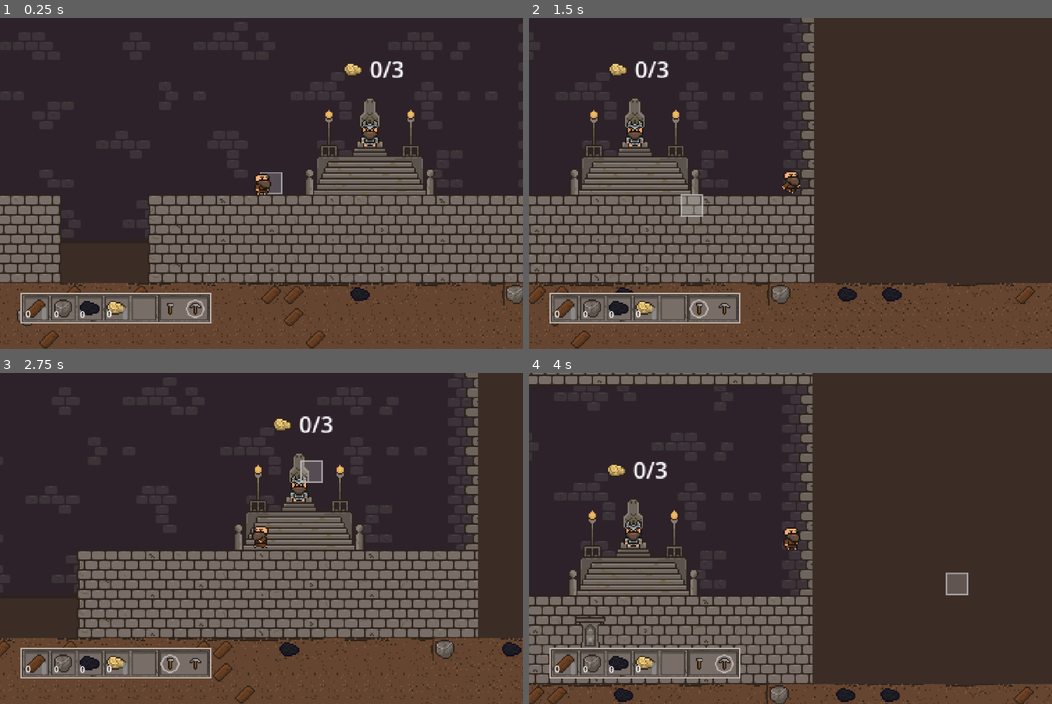
Above: before the commit, frames 1-4 (two rows, left to right).
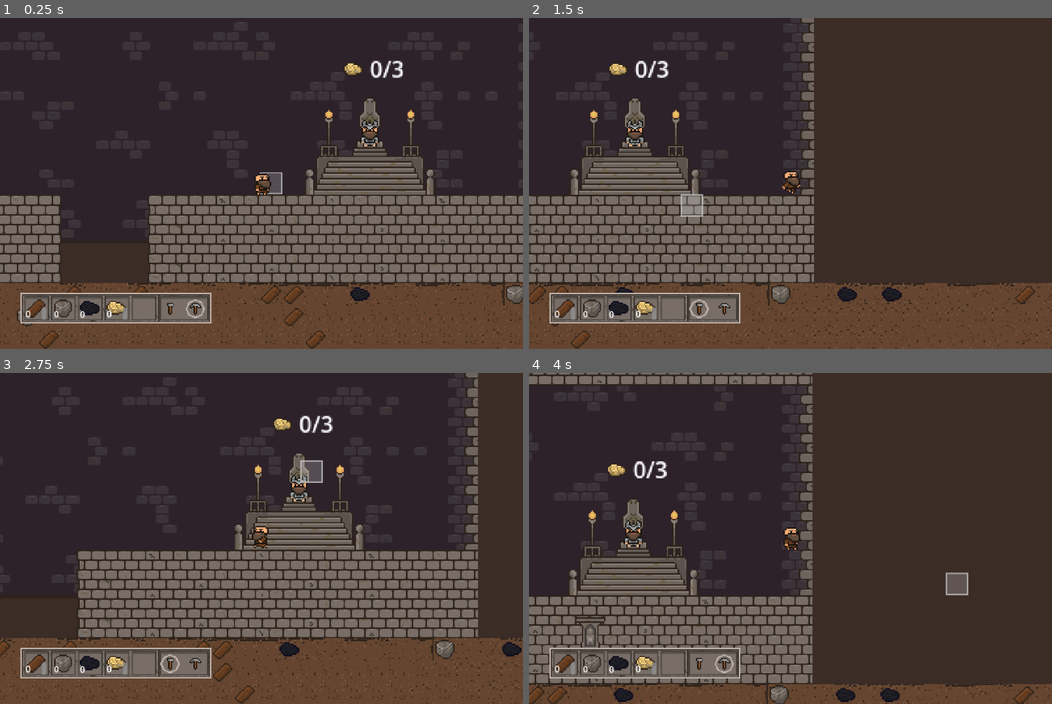
Above: after the commit, the same moments.

Repository: JoshSanch/DwarfDig
Game: Godot game, scene res://Scenes/gameroot.tscn
Same seed, same stepped clock (60 frames per second), same inputs: the game is played once before the commit and once after it.
Inputs (mouse positions are in pixels of both pictures, inside the frame that each line leads up to):
- Up to frame 1 (0.25 s): no input
- Up to frame 2 (1.5 s): tap Enter at 0.5 s; hold Right (ui_right) from 0.53 s (still down); tap R (action_context_swap_to_pickaxe) at 0.6 s; tap Space (movement_jump) at 0.77 s; move the mouse to (685, 200) at 1.27 s; tap E (action_context_swap_to_rope) at 1.35 s
- Up to frame 3 (2.75 s): tap Space (movement_jump) at 1.52 s; move the mouse to (313, 465) at 2.02 s; release Right (ui_right) at 2.03 s; hold Left (ui_left) from 2.03 s (still down); tap Q (action_context_swap_to_support) at 2.1 s
- Up to frame 4 (4 s): move the mouse to (764, 604) at 2.77 s; release Left (ui_left) at 2.78 s; hold Right (ui_right) from 2.78 s (still down); click (764, 604) at 2.85 s; tap Space (movement_jump) at 3.02, 3.77 s; move the mouse to (947, 588) at 3.52 s; tap R (action_context_swap_to_pickaxe) at 3.6 s

The runs differ from the first frame. In frame 1, less than 0.1% of the frame differs, in the area x 65-78%, y 12-18%; in frame 2, less than 0.1%; in frame 3, less than 0.1%; in frame 4, less than 0.1%.

Commit message:
Game: Get triggers and gold cash in working along with smith placeholder interaction

Diff:
--- /dev/null
+++ b/Assets/Scripts/GoldController.gd
@@ -0,0 +1,22 @@
+extends Node
+
+@onready var gold_deposited := 0
+
+@export var gold_required := 3
+
+
+func _ready() -> void:
+	$HBoxContainer/Label.text = "0/%s" % gold_required
+
+
+func _on_dwarven_keep_player_entered_king_area(player: CharacterBody2D) -> void:
+	var gold_in_inventory: int = player.materials_inventory[PlayArea.CollectibleMaterials.GOLD]
+	gold_deposited += gold_in_inventory
+	$HBoxContainer/Label.text = "%s/%s" % [gold_deposited, gold_required]
+	player.update_inventory(PlayArea.CollectibleMaterials.GOLD, 0)
+	if gold_deposited >= gold_required:
+		trigger_game_end()
+
+
+func trigger_game_end():
+	pass
--- /dev/null
+++ b/Assets/Scripts/KeepInteractions.gd
@@ -0,0 +1,25 @@
+extends RigidBody2D
+signal player_entered_smithy_area(player: CharacterBody2D)
+signal player_exited_smithy_area
+signal player_entered_king_area(player: CharacterBody2D)
+signal player_exited_king_area
+
+
+func _on_smithy_body_entered(body: Node2D) -> void:
+	if body.get_class() == "CharacterBody2D":
+		player_entered_smithy_area.emit(body)
+
+
+func _on_smithy_body_exited(body: Node2D) -> void:
+	if body.get_class() == "CharacterBody2D":
+		player_exited_smithy_area.emit()
+
+
+func _on_king_interaction_area_body_entered(body: Node2D) -> void:
+	if body.get_class() == "CharacterBody2D":
+		player_entered_king_area.emit(body)
+
+
+func _on_king_interaction_area_body_exited(body: Node2D) -> void:
+	if body.get_class() == "CharacterBody2D":
+		player_exited_king_area.emit()
--- a/Assets/Scripts/PlayerController.gd
+++ b/Assets/Scripts/PlayerController.gd
@@ -3,6 +3,7 @@
 extends CharacterBody2D
 signal player_action_activated(action: Actions)
 signal player_selected_action_updated(action: Actions)
+signal inventory_updated(player: CharacterBody2D)
 
 enum Actions {
 	PICKAXE,
@@ -30,6 +31,10 @@
 @export var SPEED = 300.0
 @export var JUMP_VELOCITY = -400.0
 @export var CLIMB_SPEED = 200
+
+
+func _ready() -> void:
+	inventory_updated.emit(self)
 
 
 func _process(delta: float) -> void:
@@ -120,6 +125,7 @@
 
 func _on_cave_playable_area_resource_collected(material_collected: PlayArea.CollectibleMaterials) -> void:
 	materials_inventory[material_collected] += 1
+	inventory_updated.emit(self)
 
 
 func _on_ladder_radius_body_entered(body: Node2D) -> void:
@@ -128,3 +134,8 @@
 
 func _on_ladder_radius_body_exited(body: Node2D) -> void:
 	on_climbable_surface = false
+
+
+func update_inventory(material: PlayArea.CollectibleMaterials, count: int):
+	materials_inventory[material] = count
+	inventory_updated.emit(self)
--- a/Assets/Scripts/UIController.gd
+++ b/Assets/Scripts/UIController.gd
@@ -1,10 +1,4 @@
 extends Node
-var resource_counts := {
-	PlayArea.CollectibleMaterials.WOOD: 0,
-	PlayArea.CollectibleMaterials.STONE: 0,
-	PlayArea.CollectibleMaterials.COAL: 0,
-	PlayArea.CollectibleMaterials.GOLD: 0,
-}
 
 
 const highlighted_pickaxe_texture := preload("res://Assets/Textures/UI/Pickaxe Icon Highlighted.png")
@@ -14,14 +8,6 @@
 const standard_hammer_texture := preload("res://Assets/Textures/UI/Hammer Icon.png")
 
 
-func _on_cave_playable_area_resource_collected(material_collected: PlayArea.CollectibleMaterials) -> void:
-	resource_counts[material_collected] += 1
-	$Hotbar/WoodIcon/RichTextLabel.text = str(resource_counts[PlayArea.CollectibleMaterials.WOOD])
-	$Hotbar/StoneIcon/RichTextLabel.text = str(resource_counts[PlayArea.CollectibleMaterials.STONE])
-	$Hotbar/CoalIcon/RichTextLabel.text = str(resource_counts[PlayArea.CollectibleMaterials.COAL])
-	$Hotbar/GoldIcon/RichTextLabel.text = str(resource_counts[PlayArea.CollectibleMaterials.GOLD])
-
-
 func _on_player_player_selected_action_updated(action: Player.Actions) -> void:
 	if action == Player.Actions.PICKAXE:
 		$Hotbar/ActionPickaxeIcon.texture = highlighted_pickaxe_texture
@@ -29,3 +15,14 @@
 	else:
 		$Hotbar/ActionPickaxeIcon.texture = standard_pickaxe_texture
 		$Hotbar/ActionBuildIcon.texture = highlighted_hammer_texture
+
+
+func _on_player_inventory_updated(player: CharacterBody2D) -> void:
+	update_player_inventory_count(player)
+
+
+func update_player_inventory_count(player: CharacterBody2D):
+	$Hotbar/WoodIcon/RichTextLabel.text = str(player.materials_inventory[PlayArea.CollectibleMaterials.WOOD])
+	$Hotbar/StoneIcon/RichTextLabel.text = str(player.materials_inventory[PlayArea.CollectibleMaterials.STONE])
+	$Hotbar/CoalIcon/RichTextLabel.text = str(player.materials_inventory[PlayArea.CollectibleMaterials.COAL])
+	$Hotbar/GoldIcon/RichTextLabel.text = str(player.materials_inventory[PlayArea.CollectibleMaterials.GOLD])
--- a/Scenes/Game/dwarven_keep.tscn
+++ b/Scenes/Game/dwarven_keep.tscn
@@ -1,9 +1,10 @@
-[gd_scene load_steps=6 format=3 uid="uid://1a1ffxx3h8d"]
+[gd_scene load_steps=7 format=3 uid="uid://1a1ffxx3h8d"]
 
 [ext_resource type="Texture2D" uid="uid://bnuxt0y6tfb67" path="res://Assets/Textures/Keep/Dwarven Hall - Empty.png" id="1_55too"]
+[ext_resource type="Script" path="res://Assets/Scripts/KeepInteractions.gd" id="1_pc30g"]
 [ext_resource type="Texture2D" uid="uid://crxuts7xaykcg" path="res://Assets/Textures/Keep/King on Throne.png" id="2_1ir85"]
 [ext_resource type="Texture2D" uid="uid://d4ijrvuhv6yln" path="res://Assets/Textures/Keep/Smithy Shop Empty.png" id="3_5kp7p"]
-[ext_resource type="PackedScene" uid="uid://bp203syto4fi5" path="res://Scenes/Game/smithy.tscn" id="4_hp5ci"]
+[ext_resource type="PackedScene" path="res://Scenes/Game/smithy.tscn" id="4_hp5ci"]
 
 [sub_resource type="RectangleShape2D" id="RectangleShape2D_71iqc"]
 size = Vector2(94, 27)
@@ -11,6 +12,7 @@
 [node name="DwarvenKeep" type="RigidBody2D"]
 z_index = -1
 lock_rotation = true
+script = ExtResource("1_pc30g")
 
 [node name="Keep" type="Sprite2D" parent="."]
 texture = ExtResource("1_55too")
@@ -19,9 +21,11 @@
 position = Vector2(191, 9)
 texture = ExtResource("2_1ir85")
 
-[node name="InteractableArea2D" type="Area2D" parent="KingOnThrone"]
+[node name="KingInteractionArea" type="Area2D" parent="KingOnThrone"]
+collision_layer = 16
+collision_mask = 2
 
-[node name="CollisionShape2D" type="CollisionShape2D" parent="KingOnThrone/InteractableArea2D"]
+[node name="CollisionShape2D" type="CollisionShape2D" parent="KingOnThrone/KingInteractionArea"]
 position = Vector2(0, 25.5)
 shape = SubResource("RectangleShape2D_71iqc")
 
@@ -31,6 +35,8 @@
 
 [node name="Smithy" parent="SmithyShopEmpty" instance=ExtResource("4_hp5ci")]
 position = Vector2(5, 64)
+collision_layer = 16
+collision_mask = 2
 
 [node name="LeftCollisionShape2D" type="CollisionPolygon2D" parent="."]
 position = Vector2(-175.5, 80)
@@ -39,3 +45,8 @@
 [node name="RightCollisionShape2D2" type="CollisionPolygon2D" parent="."]
 position = Vector2(-175.5, 80)
 polygon = PackedVector2Array(206.5, -32, 206.5, 32, 495.5, 32, 495.5, -192, 175.5, -192, 175.5, -183, 486.5, -183, 485.5, -32)
+
+[connection signal="body_entered" from="KingOnThrone/KingInteractionArea" to="." method="_on_king_interaction_area_body_entered"]
+[connection signal="body_exited" from="KingOnThrone/KingInteractionArea" to="." method="_on_king_interaction_area_body_exited"]
+[connection signal="body_entered" from="SmithyShopEmpty/Smithy" to="." method="_on_smithy_body_entered"]
+[connection signal="body_exited" from="SmithyShopEmpty/Smithy" to="." method="_on_smithy_body_exited"]
--- a/Scenes/Game/player.tscn
+++ b/Scenes/Game/player.tscn
@@ -145,7 +145,7 @@
 }]
 
 [sub_resource type="RectangleShape2D" id="RectangleShape2D_g6aaj"]
-size = Vector2(128, 128)
+size = Vector2(144, 144)
 
 [sub_resource type="RectangleShape2D" id="RectangleShape2D_lnpdw"]
 size = Vector2(13, 20)
@@ -174,11 +174,11 @@
 shape = SubResource("RectangleShape2D_g6aaj")
 debug_color = Color(0.81233, 0.241939, 0.303855, 0.42)
 
-[node name="LadderRadius" type="Area2D" parent="."]
+[node name="EnvironmentInteractionRadius" type="Area2D" parent="."]
 collision_layer = 2
-collision_mask = 8
+collision_mask = 24
 
-[node name="CollisionShape2D" type="CollisionShape2D" parent="LadderRadius"]
+[node name="CollisionShape2D" type="CollisionShape2D" parent="EnvironmentInteractionRadius"]
 position = Vector2(0.5, 0)
 shape = SubResource("RectangleShape2D_lnpdw")
 debug_color = Color(0.783049, 0.42375, 0.269974, 0.42)
@@ -186,5 +186,5 @@
 [connection signal="animation_finished" from="AnimatedSprite2D" to="." method="_on_animated_sprite_2d_animation_finished"]
 [connection signal="mouse_entered" from="ActionRadius" to="." method="_on_action_radius_mouse_entered"]
 [connection signal="mouse_exited" from="ActionRadius" to="." method="_on_action_radius_mouse_exited"]
-[connection signal="body_entered" from="LadderRadius" to="." method="_on_ladder_radius_body_entered"]
-[connection signal="body_exited" from="LadderRadius" to="." method="_on_ladder_radius_body_exited"]
+[connection signal="body_entered" from="EnvironmentInteractionRadius" to="." method="_on_ladder_radius_body_entered"]
+[connection signal="body_exited" from="EnvironmentInteractionRadius" to="." method="_on_ladder_radius_body_exited"]
--- a/Scenes/gameroot.tscn
+++ b/Scenes/gameroot.tscn
@@ -16,6 +16,7 @@
 [ext_resource type="PackedScene" uid="uid://c6cb2gkf7xxf1" path="res://Scenes/RootUI.tscn" id="8_63vrn"]
 [ext_resource type="Texture2D" uid="uid://cnott5t8hv0fc" path="res://Assets/Textures/Materials/Material - Gold Ore.png" id="8_afutp"]
 [ext_resource type="Texture2D" uid="uid://d0wu2rjy5iajp" path="res://Assets/Textures/Actions/Actions - Descending Rope 16x.png" id="9_j6sro"]
+[ext_resource type="Script" path="res://Assets/Scripts/GoldController.gd" id="16_uv5tl"]
 
 [sub_resource type="PhysicsMaterial" id="PhysicsMaterial_r4bfg"]
 
@@ -792,25 +793,26 @@
 [node name="DwarvenKeep" parent="." instance=ExtResource("3_munqa")]
 position = Vector2(480, -112)
 
-[node name="KingsGoldDisplay" type="Control" parent="DwarvenKeep"]
+[node name="KingsGoldDisplay" type="Control" parent="."]
 layout_mode = 3
 anchors_preset = 0
-offset_left = 171.0
-offset_top = -62.0
-offset_right = 211.0
-offset_bottom = -22.0
-
-[node name="HBoxContainer" type="HBoxContainer" parent="DwarvenKeep/KingsGoldDisplay"]
+offset_left = 651.0
+offset_top = -174.0
+offset_right = 691.0
+offset_bottom = -134.0
+script = ExtResource("16_uv5tl")
+
+[node name="HBoxContainer" type="HBoxContainer" parent="KingsGoldDisplay"]
 layout_mode = 0
 offset_right = 40.0
 offset_bottom = 40.0
 
-[node name="TextureRect" type="TextureRect" parent="DwarvenKeep/KingsGoldDisplay/HBoxContainer"]
+[node name="TextureRect" type="TextureRect" parent="KingsGoldDisplay/HBoxContainer"]
 layout_mode = 2
 texture = ExtResource("8_afutp")
 stretch_mode = 3
 
-[node name="Label" type="RichTextLabel" parent="DwarvenKeep/KingsGoldDisplay/HBoxContainer"]
+[node name="Label" type="RichTextLabel" parent="KingsGoldDisplay/HBoxContainer"]
 layout_mode = 2
 size_flags_horizontal = 6
 size_flags_vertical = 4
@@ -823,5 +825,7 @@
 
 [connection signal="resource_collected" from="CavePlayableArea" to="Player" method="_on_cave_playable_area_resource_collected"]
 [connection signal="resource_collected" from="CavePlayableArea" to="RootUi" method="_on_cave_playable_area_resource_collected"]
+[connection signal="inventory_updated" from="Player" to="RootUi" method="_on_player_inventory_updated"]
 [connection signal="player_action_activated" from="Player" to="CavePlayableArea" method="_on_player_player_action_activated"]
 [connection signal="player_selected_action_updated" from="Player" to="RootUi" method="_on_player_player_selected_action_updated"]
+[connection signal="player_entered_king_area" from="DwarvenKeep" to="KingsGoldDisplay" method="_on_dwarven_keep_player_entered_king_area"]
Not shown: 1 places in Scenes/gameroot.tscn that only renumber resources
